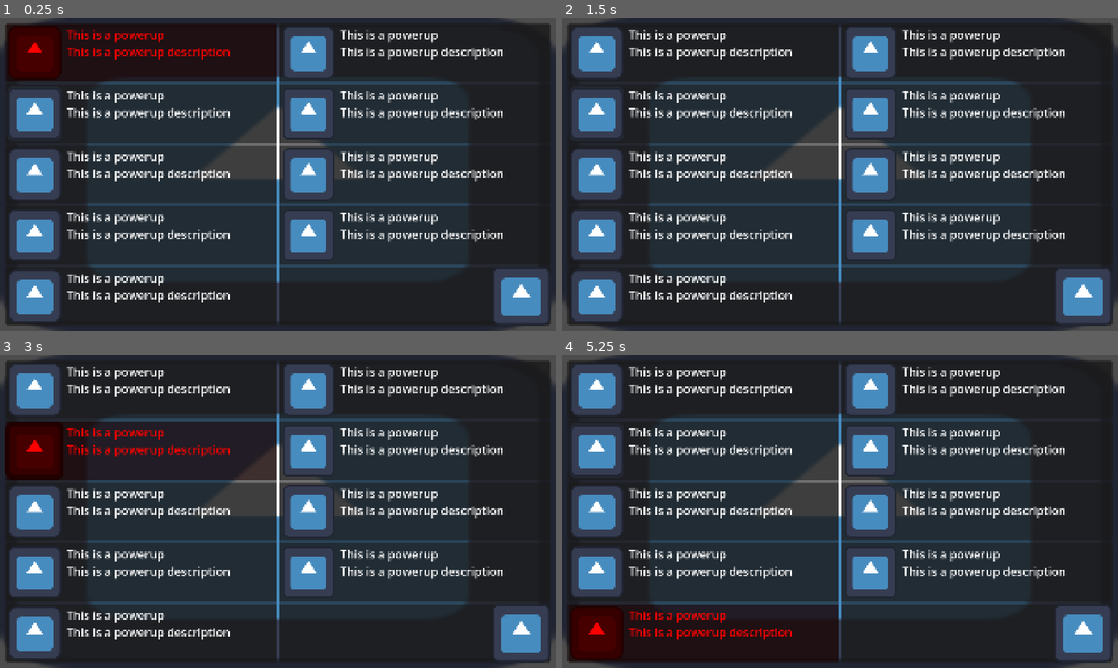
Above: before the commit, frames 1-4 (two rows, left to right).
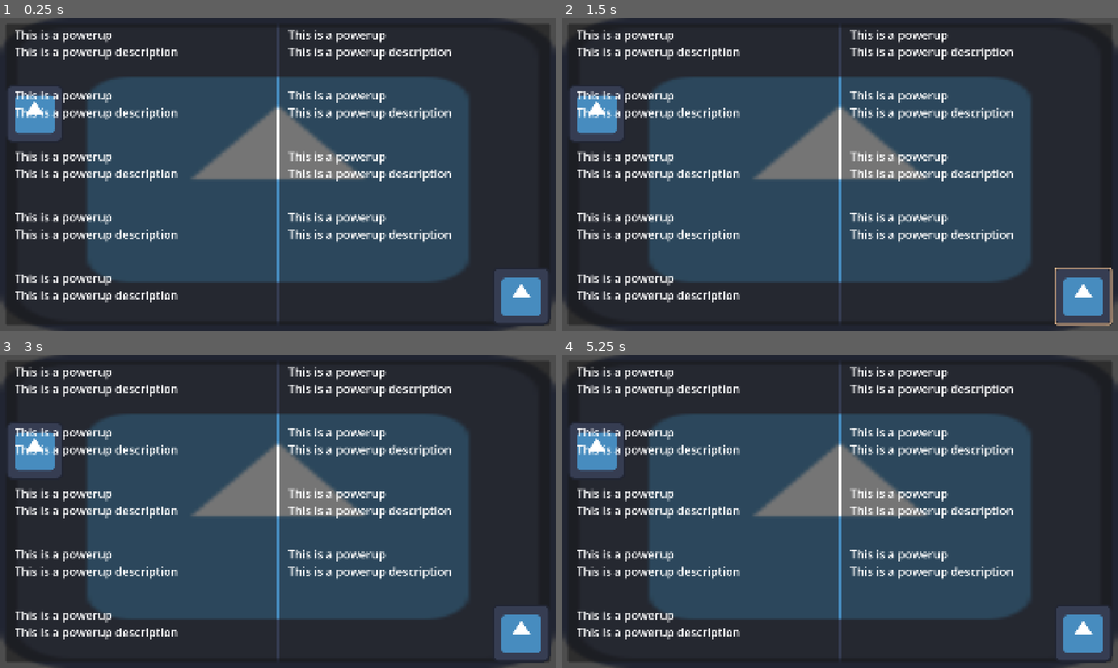
Above: after the commit, the same moments.

Repository: PixelSaver/steakbite
Game: Godot game, scene res://scenes/powerups/powerup_menu.tscn
Two runs of this game, one before a commit and one after it. Both use one fixed random seed, a clock stepped at 60 frames per second and the inputs below. This scene is started directly instead of the project's main scene. The engine's default icon, where the game draws it, is replaced by a stand-in: a white triangle on a blue panel in a dark square.
Inputs (mouse positions are in pixels of both pictures, inside the frame that each line leads up to):
- Up to frame 1 (0.25 s): no input
- Up to frame 2 (1.5 s): click (701, 52) at 0.52 s; click (1084, 296) at 1.25 s
- Up to frame 3 (3 s): click (522, 633) at 2 s; click (139, 452) at 2.77 s
- Up to frame 4 (5.25 s): click (701, 511) at 3.52 s; click (701, 570) at 4.27 s; click (701, 633) at 5 s

The runs differ from the first frame. In frame 1, 56% of the frame differs, in the area x 1-91%, y 2-97%; in frame 2, 51%; in frame 3, 53%; in frame 4, 55%.

Commit message:
added highlight border to menu

Diff:
--- /dev/null
+++ b/scenes/powerups/next_button.gd
@@ -0,0 +1,13 @@
+extends Button
+
+@export var outline: Control
+
+func _ready() -> void:
+	self.focus_entered.connect(_set_focus.bind(true))
+	self.focus_exited.connect(_set_focus.bind(false))
+
+func _set_focus(entered: bool) -> void:
+	if (entered):
+		outline.visible = true
+	else:
+		outline.visible = false
--- a/scenes/powerups/powerup_menu.gd
+++ b/scenes/powerups/powerup_menu.gd
@@ -30,6 +30,8 @@
 	for i in left_side_children.size():
 		var left : Control = left_side_children[i]
 		var right : Control = right_side_children[i]
+		if (right is Panel):
+			right = right.get_node("./AspectRatioContainer/Next Button")
 		# assign top and bottom
 		if (i > 0):
 			left.focus_neighbor_top = left.get_path_to(left_side_children[i - 1])
@@ -49,7 +51,7 @@
 		if right is PowerupMenuItem && !right.is_empty:
 			left.focus_neighbor_right = left.get_path_to(right)
 		else:
-			left.focus_neighbor_right = "."
+			left.focus_neighbor_right = left.get_path_to(continue_button)
 		if !left.is_empty:
 			right.focus_neighbor_left = right.get_path_to(left)
 		else:
--- a/scenes/powerups/powerup_menu.tscn
+++ b/scenes/powerups/powerup_menu.tscn
@@ -3,6 +3,38 @@
 [ext_resource type="Script" uid="uid://d5om0tmqjsly" path="res://scenes/powerups/powerup_menu.gd" id="1_2s6hi"]
 [ext_resource type="PackedScene" uid="uid://bx8cu1fkd3ud6" path="res://scenes/powerups/powerup_menu_item.tscn" id="1_ytud3"]
 [ext_resource type="Texture2D" uid="uid://b2oese3sm7bus" path="res://assets/icon.svg" id="2_2s6hi"]
+[ext_resource type="Script" uid="uid://by4cmd2o8bbwx" path="res://scenes/powerups/next_button.gd" id="4_3fqmn"]
+
+[sub_resource type="StyleBoxFlat" id="StyleBoxFlat_3fqmn"]
+content_margin_left = 0.0
+content_margin_top = 0.0
+content_margin_right = 0.0
+content_margin_bottom = 0.0
+bg_color = Color(0.1, 0.1, 0.1, 0.6)
+draw_center = false
+corner_radius_top_left = 3
+corner_radius_top_right = 3
+corner_radius_bottom_right = 3
+corner_radius_bottom_left = 3
+corner_detail = 5
+
+[sub_resource type="StyleBoxFlat" id="StyleBoxFlat_l4062"]
+content_margin_left = 0.0
+content_margin_top = 0.0
+content_margin_right = 0.0
+content_margin_bottom = 0.0
+bg_color = Color(0.6064222, 0.30272415, 0.26498824, 0.6)
+draw_center = false
+border_width_left = 10
+border_width_top = 10
+border_width_right = 10
+border_width_bottom = 10
+border_color = Color(0.9471846, 0.76052517, 0.58193964, 1)
+border_blend = true
+corner_radius_top_left = 10
+corner_radius_top_right = 10
+corner_radius_bottom_right = 10
+corner_radius_bottom_left = 10
 
 [node name="PowerupMenu" type="Control" unique_id=1713500523 node_paths=PackedStringArray("first_focus", "left_side", "right_side", "continue_button")]
 layout_mode = 3
@@ -101,6 +133,7 @@
 [node name="Panel" type="Panel" parent="MarginContainer/HBoxContainer/Panel2/VBoxContainer3" unique_id=1911362908]
 layout_mode = 2
 size_flags_vertical = 3
+theme_override_styles/panel = SubResource("StyleBoxFlat_3fqmn")
 
 [node name="AspectRatioContainer" type="AspectRatioContainer" parent="MarginContainer/HBoxContainer/Panel2/VBoxContainer3/Panel" unique_id=678374294]
 layout_mode = 1
@@ -112,9 +145,16 @@
 stretch_mode = 1
 alignment_horizontal = 2
 
-[node name="Next Button" type="Button" parent="MarginContainer/HBoxContainer/Panel2/VBoxContainer3/Panel/AspectRatioContainer" unique_id=665904079]
+[node name="Next Button" type="Button" parent="MarginContainer/HBoxContainer/Panel2/VBoxContainer3/Panel/AspectRatioContainer" unique_id=665904079 node_paths=PackedStringArray("outline")]
 layout_mode = 2
 size_flags_vertical = 3
 icon = ExtResource("2_2s6hi")
 icon_alignment = 1
 expand_icon = true
+script = ExtResource("4_3fqmn")
+outline = NodePath("../Panel")
+
+[node name="Panel" type="Panel" parent="MarginContainer/HBoxContainer/Panel2/VBoxContainer3/Panel/AspectRatioContainer" unique_id=1783826205]
+visible = false
+layout_mode = 2
+theme_override_styles/panel = SubResource("StyleBoxFlat_l4062")
--- a/scenes/powerups/powerup_menu_item.gd
+++ b/scenes/powerups/powerup_menu_item.gd
@@ -2,13 +2,15 @@
 
 class_name PowerupMenuItem
 
-@export var is_empty : bool
+@export var is_empty: bool
+@export var outline: Control
+
 func _ready() -> void:
 	self.focus_entered.connect(_set_focus.bind(true))
 	self.focus_exited.connect(_set_focus.bind(false))
 
 func _set_focus(entered: bool) -> void:
 	if (entered):
-		self.modulate = Color.RED
+		outline.visible = true
 	else:
-		self.modulate = Color.WHITE
+		outline.visible = false
--- a/scenes/powerups/powerup_menu_item.tscn
+++ b/scenes/powerups/powerup_menu_item.tscn
@@ -3,7 +3,38 @@
 [ext_resource type="Script" uid="uid://c0sek4b7g6v26" path="res://scenes/powerups/powerup_menu_item.gd" id="1_7pncx"]
 [ext_resource type="Texture2D" uid="uid://b2oese3sm7bus" path="res://assets/icon.svg" id="1_kums3"]
 
-[node name="PowerupMenuItem" type="Button" unique_id=537402995]
+[sub_resource type="StyleBoxFlat" id="StyleBoxFlat_11dd4"]
+content_margin_left = 0.0
+content_margin_top = 0.0
+content_margin_right = 0.0
+content_margin_bottom = 0.0
+bg_color = Color(0, 0, 0, 0)
+draw_center = false
+corner_radius_top_left = 3
+corner_radius_top_right = 3
+corner_radius_bottom_right = 3
+corner_radius_bottom_left = 3
+corner_detail = 5
+
+[sub_resource type="StyleBoxFlat" id="StyleBoxFlat_7pncx"]
+content_margin_left = 0.0
+content_margin_top = 0.0
+content_margin_right = 0.0
+content_margin_bottom = 0.0
+bg_color = Color(0.888077, 0.6646302, 0.06703601, 0.6)
+draw_center = false
+border_width_left = 5
+border_width_top = 5
+border_width_right = 5
+border_width_bottom = 5
+border_color = Color(0.8593231, 0.61253023, 0.18184328, 1)
+corner_radius_top_left = 10
+corner_radius_top_right = 10
+corner_radius_bottom_right = 10
+corner_radius_bottom_left = 10
+corner_detail = 5
+
+[node name="PowerupMenuItem" type="Button" unique_id=537402995 node_paths=PackedStringArray("outline")]
 anchors_preset = 15
 anchor_right = 1.0
 anchor_bottom = 1.0
@@ -14,6 +45,7 @@
 size_flags_horizontal = 3
 size_flags_vertical = 3
 script = ExtResource("1_7pncx")
+outline = NodePath("Panel/MarginContainer/HBoxContainer/AspectRatioContainer/Highlight")
 
 [node name="Panel" type="Panel" parent="." unique_id=873190866]
 layout_mode = 1
@@ -23,6 +55,7 @@
 grow_horizontal = 2
 grow_vertical = 2
 mouse_filter = 1
+theme_override_styles/panel = SubResource("StyleBoxFlat_11dd4")
 
 [node name="MarginContainer" type="MarginContainer" parent="Panel" unique_id=842573583]
 layout_mode = 1
@@ -41,10 +74,19 @@
 layout_mode = 2
 theme_override_constants/separation = 20
 
-[node name="TextureRect" type="TextureRect" parent="Panel/MarginContainer/HBoxContainer" unique_id=324634501]
+[node name="AspectRatioContainer" type="AspectRatioContainer" parent="Panel/MarginContainer/HBoxContainer" unique_id=304528340]
+layout_mode = 2
+
+[node name="TextureRect" type="TextureRect" parent="Panel/MarginContainer/HBoxContainer/AspectRatioContainer" unique_id=324634501]
 layout_mode = 2
 texture = ExtResource("1_kums3")
 expand_mode = 3
+
+[node name="Highlight" type="Panel" parent="Panel/MarginContainer/HBoxContainer/AspectRatioContainer" unique_id=1007139878]
+visible = false
+layout_mode = 2
+size_flags_horizontal = 3
+theme_override_styles/panel = SubResource("StyleBoxFlat_7pncx")
 
 [node name="VBoxContainer" type="VBoxContainer" parent="Panel/MarginContainer/HBoxContainer" unique_id=1685223033]
 layout_mode = 2
Not shown, added: scenes/powerups/next_button.gd.uid
